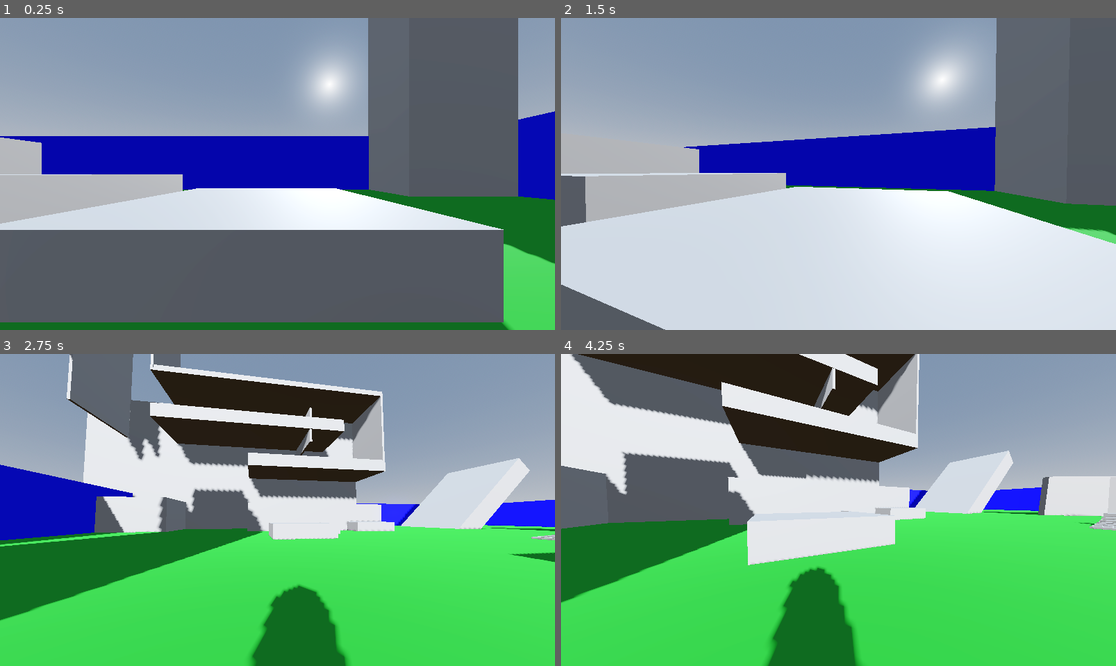
Above: before the commit, frames 1-4 (two rows, left to right).
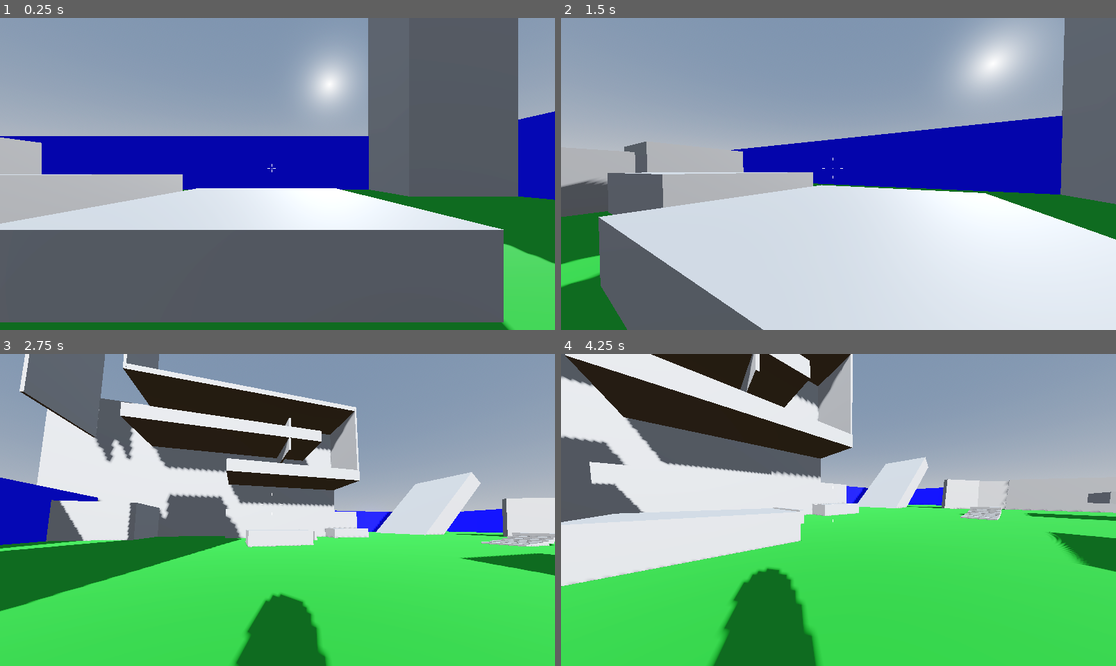
Above: after the commit, the same moments.

Repository: JuaaoA/FPS-test
Game: Godot game, scene res://Scenes/Levels/level0.tscn
Same seed, same stepped clock (60 frames per second), same inputs: the game is played once before the commit and once after it.
Inputs (mouse positions are in pixels of both pictures, inside the frame that each line leads up to):
- Up to frame 1 (0.25 s): no input
- Up to frame 2 (1.5 s): move the mouse to (866, 174) at 0.52 s; hold Ctrl (crouch) 0.53-1.28 s; hold W (forward) from 0.53 s (still down); move the mouse to (810, 174) at 1.27 s; tap Shift (dash) at 1.35 s
- Up to frame 3 (2.75 s): keep holding W (forward); move the mouse to (288, 503) at 2.02 s; tap Q (fast_turn) at 2.1 s
- Up to frame 4 (4.25 s): keep holding W (forward); move the mouse to (832, 516) at 2.77 s; tap Ctrl (crouch) at 2.85 s; move the mouse to (877, 513) at 3.52 s; tap Shift (dash) at 3.6 s

The runs differ from the first frame. In frame 1, less than 0.1% of the frame differs, in the area x 48-50%, y 46-50%; in frame 2, 21%; in frame 3, 28%; in frame 4, 40%, in the area x 0-100%, y 0-100%.

Commit message:
Desenvolvimento reticula funcionando

Diff:
--- a/Scenes/Levels/level0.tscn
+++ b/Scenes/Levels/level0.tscn
@@ -1,6 +1,10 @@
-[gd_scene load_steps=7 format=3 uid="uid://cgnefjwdic2x0"]
+[gd_scene load_steps=11 format=3 uid="uid://cgnefjwdic2x0"]
 
 [ext_resource type="PackedScene" uid="uid://cea1fj03s3tek" path="res://Scenes/ObjectScenes/Player/player.tscn" id="1_pqmdv"]
+[ext_resource type="Script" path="res://Scripts/Player/Reticle/ReticleManager.gd" id="2_s7bic"]
+[ext_resource type="Script" path="res://Scripts/Player/Reticle/CustomReticle.gd" id="3_uxkdq"]
+[ext_resource type="Texture2D" uid="uid://midsr31gl7ts" path="res://Sprites/Reticles/climb_indicator.png" id="3_xb3od"]
+[ext_resource type="Texture2D" uid="uid://crrisvjggp8gb" path="res://Sprites/Reticles/walljump_indicator.png" id="5_owwqe"]
 
 [sub_resource type="ProceduralSkyMaterial" id="ProceduralSkyMaterial_y2v85"]
 sky_horizon_color = Color(0.64625, 0.65575, 0.67075, 1)
@@ -24,7 +28,7 @@
 [node name="Level" type="Node3D"]
 
 [node name="DirectionalLight3D" type="DirectionalLight3D" parent="."]
-transform = Transform3D(-0.866025, -0.433013, 0.25, -0.300789, 0.850591, 0.431302, -0.399407, 0.298322, -0.866878, -0.692585, 4.38932, -1.49219)
+transform = Transform3D(-0.866025, -0.433013, 0.25, -0.300789, 0.85059, 0.431303, -0.399407, 0.298322, -0.866878, -0.697684, 4.38932, -1.51264)
 shadow_enabled = true
 
 [node name="WorldEnvironment" type="WorldEnvironment" parent="."]
@@ -227,3 +231,68 @@
 
 [node name="Player" parent="." instance=ExtResource("1_pqmdv")]
 transform = Transform3D(1, 0, 0, 0, 1, 0, 0, 0, 1, 9.72349, -0.372417, -0.698689)
+
+[node name="UI" type="Control" parent="."]
+layout_mode = 3
+anchors_preset = 15
+anchor_right = 1.0
+anchor_bottom = 1.0
+grow_horizontal = 2
+grow_vertical = 2
+mouse_filter = 1
+
+[node name="Reticle" type="CenterContainer" parent="UI" node_paths=PackedStringArray("RETICLE_LINES", "PLAYER")]
+layout_mode = 1
+anchors_preset = 8
+anchor_left = 0.5
+anchor_top = 0.5
+anchor_right = 0.5
+anchor_bottom = 0.5
+offset_left = -20.0
+offset_top = -20.0
+offset_right = 20.0
+offset_bottom = 20.0
+grow_horizontal = 2
+grow_vertical = 2
+script = ExtResource("2_s7bic")
+RETICLE_LINES = [NodePath("Aim/Top"), NodePath("Aim/Right"), NodePath("Aim/Bottom"), NodePath("Aim/Left")]
+PLAYER = NodePath("../../Player")
+RETICLE_DISTANCE = 6.0
+
+[node name="Aim" type="Node2D" parent="UI/Reticle"]
+
+[node name="Top" type="Line2D" parent="UI/Reticle/Aim"]
+points = PackedVector2Array(0, -5, 0, -15)
+width = 2.0
+
+[node name="Right" type="Line2D" parent="UI/Reticle/Aim"]
+points = PackedVector2Array(5, 0, 15, 0)
+width = 2.0
+
+[node name="Bottom" type="Line2D" parent="UI/Reticle/Aim"]
+points = PackedVector2Array(0, 5, 0, 15)
+width = 2.0
+
+[node name="Left" type="Line2D" parent="UI/Reticle/Aim"]
+points = PackedVector2Array(-15, 0, -5, 0)
+width = 2.0
+
+[node name="Ocuppied" type="Node2D" parent="UI/Reticle"]
+
+[node name="Line1" type="Line2D" parent="UI/Reticle/Ocuppied"]
+points = PackedVector2Array(-10, 10, 10, -10)
+width = 2.0
+default_color = Color(1, 0, 0, 1)
+
+[node name="Line2" type="Line2D" parent="UI/Reticle/Ocuppied"]
+points = PackedVector2Array(-10, -10, 10, 10)
+width = 2.0
+default_color = Color(1, 0, 0, 1)
+
+[node name="Custom" type="Node2D" parent="UI/Reticle"]
+script = ExtResource("3_uxkdq")
+sprites_list = Array[CompressedTexture2D]([ExtResource("3_xb3od"), ExtResource("5_owwqe")])
+
+[node name="ReticleSprite" type="Sprite2D" parent="UI/Reticle/Custom"]
+texture_filter = 1
+texture = ExtResource("3_xb3od")
--- a/Scripts/Player/PlayerControl.gd
+++ b/Scripts/Player/PlayerControl.gd
@@ -94,6 +94,8 @@
 var turning = false
 var crouching = false
 var crouch_sliding = false
+
+@export var reticle_show_movements = true
 
 # Objetos para o crouching
 @onready var player_collider = $PlayerCollider
@@ -420,6 +422,10 @@
 			# Se estiver com uma parede ATRÁS do jogador
 			if (backwardsClimb and Input.is_action_pressed("forward")):
 
+				# Evitar walljump caso saia de um wallrun
+				if (post_wallrun_cooldown_current < post_wallrun_cooldown):
+					return
+
 				# Adicionar velocidade na direção que o jogador está vendo
 				velocity.x = direction.x * wallclimb_horizontal_force
 				velocity.z = direction.z * wallclimb_horizontal_force
@@ -891,6 +897,43 @@
 		# Habilitar novamente a sensação de passos
 		_enable_headbob()
 
+func get_moviment_state():
+	# Verificar se as mãos estão ocupadas
+	if (climbing or vaulting):
+		return "hands_ocuppied"
+
+	# Verificações
+	var on_floor = is_on_floor()
+	var backwardsClimb = backwardRaycast._check_raycast_collision()
+	var climb = climbRaycast._get_raycast_collision()
+	var forward = Input.is_action_pressed("forward")
+
+	# Verificar se possui outros movimentos disponíveis
+	# PARA WALLJUMP
+	if (not on_floor and backwardsClimb and forward and
+	not wallrunning and not vaulting and
+	post_wallrun_cooldown_current >= post_wallrun_cooldown):
+		return "walljump_indicator"
+
+	# PARA WALLCLIMB
+	if (not on_floor and climb and not wallrunning and not vaulting):
+		# Pegar o ponto da parede
+		var wall_point = climbRaycast._get_raycast_collision_point()
+
+		# Calcular distancia entre o jogador e a parede
+		var wall_distance_to_player = (position - wall_point).length()
+
+		# Distancia entre a parede e o jogador máxima
+		var wallclimb_trigger_distance = 1.60
+
+		# Se a distancia entre a parede e o jogador for menor que a
+		# distância necessária para o trigger
+		if (wall_distance_to_player <= wallclimb_trigger_distance):
+			return "climb_indicator"
+
+	# TODO - VERIFICAR SE O JOGADOR ESTA ARMADO
+	return "armed"
+
 ## PARA FISICA DO JOGO
 func _physics_process(delta):
 
--- /dev/null
+++ b/Scripts/Player/Reticle/CustomReticle.gd
@@ -0,0 +1,23 @@
+extends Node2D
+
+# PROPRIEDADES DA RETICULA CUSTOMIZADA
+@onready var sprite_object = $ReticleSprite
+
+@export var sprites_list : Array[CompressedTexture2D]
+
+func change_sprite(sprite_name : String):
+
+	# Definir um index
+	var s_index = 0
+
+	# Verificar que sprite alterar de acordo com o nome
+	match (sprite_name):
+
+		"climb_indicator":
+			s_index = 0
+
+		"walljump_indicator":
+			s_index = 1
+
+	# Definir a textura
+	sprite_object.texture = sprites_list[s_index]
--- /dev/null
+++ b/Scripts/Player/Reticle/ReticleManager.gd
@@ -0,0 +1,120 @@
+extends CenterContainer
+
+# PROPRIEDADES MIRA ADAPTAVEL ARMA
+@export var RETICLE_LINES : Array[Line2D]
+@export var PLAYER : CharacterBody3D
+@export var RETICLE_SPEED : float = 0.30
+@export var RETICLE_DISTANCE : float = 2.0
+
+# PROPRIEDADES DA MIRA PONTO
+@export var DOT_RADIUS : float = 1.6
+@export var DOT_COLOR : Color = Color.WHITE
+
+# OBJETO OUTRAS MIRAS
+@onready var aimReticle = $Aim
+@onready var aimOcuppied = $Ocuppied
+@onready var aimCustom = $Custom
+
+# Called when the node enters the scene tree for the first time.
+func _ready():
+	queue_redraw()
+
+# Called every frame. 'delta' is the elapsed time since the previous frame.
+func _process(delta):
+
+	# Definir qual mira será mostrada
+	_define_crosshair()
+
+	# Ajustar linhas da mira, se tiver
+	adjust_aim_reticle_lines()
+
+func _draw():
+	draw_circle(Vector2(0, 0), DOT_RADIUS, DOT_COLOR)
+
+func _define_crosshair():
+	# Pegar nas infos do jogador o que o jogador está fazendo
+	var player_state = PLAYER.get_moviment_state()
+
+	# Se as mãos estiverem ocupadas
+	match (player_state):
+
+		# Mãos ocupadas
+		"hands_ocuppied":
+			# Desativar outras miras
+			_deactivate_aim()
+			_deactivate_custom()
+
+			# Mostrar mira ocupada
+			_activate_ocuppied()
+
+		# Mão com arma
+		"armed":
+			# Desativar outras miras
+			_deactivate_ocuppied()
+			_deactivate_custom()
+
+			# Ativar mira
+			_activate_aim()
+
+		# Mãos livres
+		"hands_free":
+			# Desativar todas as miras
+			_deactivate_aim()
+			_deactivate_ocuppied()
+			_deactivate_custom()
+
+		# Caso customizado
+		_:
+			# Desativar todas as miras
+			_deactivate_aim()
+			_deactivate_ocuppied()
+
+			# Ativar customizado
+			_activate_custom(player_state)
+
+func _activate_custom(state_crosshair):
+	# Mostrar mira
+	aimCustom.visible = true
+
+	# Definir novo sprite da mira
+	aimCustom.change_sprite(state_crosshair)
+
+func _deactivate_custom():
+	aimCustom.visible = false
+
+func  _activate_ocuppied():
+	aimOcuppied.visible = true
+
+func  _deactivate_ocuppied():
+	aimOcuppied.visible = false
+
+func _activate_aim():
+	aimReticle.visible = true
+
+func _deactivate_aim():
+	aimReticle.visible = false
+
+func adjust_aim_reticle_lines():
+
+	# Impedir de continuar caso não esteja visível a mira
+	if (not aimReticle.visible):
+		return
+
+	## Ajustar valores da mira
+	# Velocidade do jogador
+	var player_velocity = PLAYER.get_real_velocity()
+
+	# Ponto de origem
+	var origin = Vector3(0, 0, 0)
+
+	# Posicão origem 2D
+	var org_pos = Vector2(0, 0)
+
+	# Velocidade
+	var speed = origin.distance_to(player_velocity)
+
+	## Ajustar MIRA
+	RETICLE_LINES[0].position = lerp(RETICLE_LINES[0].position, org_pos + Vector2(0, -speed * RETICLE_DISTANCE), RETICLE_SPEED)
+	RETICLE_LINES[1].position = lerp(RETICLE_LINES[1].position, org_pos + Vector2(speed * RETICLE_DISTANCE, 0), RETICLE_SPEED)
+	RETICLE_LINES[2].position = lerp(RETICLE_LINES[2].position, org_pos + Vector2(0, speed * RETICLE_DISTANCE), RETICLE_SPEED)
+	RETICLE_LINES[3].position = lerp(RETICLE_LINES[3].position, org_pos + Vector2(-speed * RETICLE_DISTANCE, 0), RETICLE_SPEED)
--- a/project.godot
+++ b/project.godot
@@ -14,6 +14,11 @@
 run/main_scene="res://Scenes/Levels/level0.tscn"
 config/features=PackedStringArray("4.3", "Mobile")
 config/icon="res://icon.svg"
+
+[display]
+
+window/size/viewport_width=1920
+window/size/viewport_height=1080
 
 [dotnet]
 
Binary file added: Sprites/Reticles/climb_indicator.png
Not shown, added: Sprites/Reticles/climb_indicator.png.import
Binary file added: Sprites/Reticles/walljump_indicator.png
Not shown, added: Sprites/Reticles/walljump_indicator.png.import
Not shown, added: .DS_Store
Not shown, added: Sprites/.DS_Store
Not shown, added: Sprites/Reticles/.DS_Store
